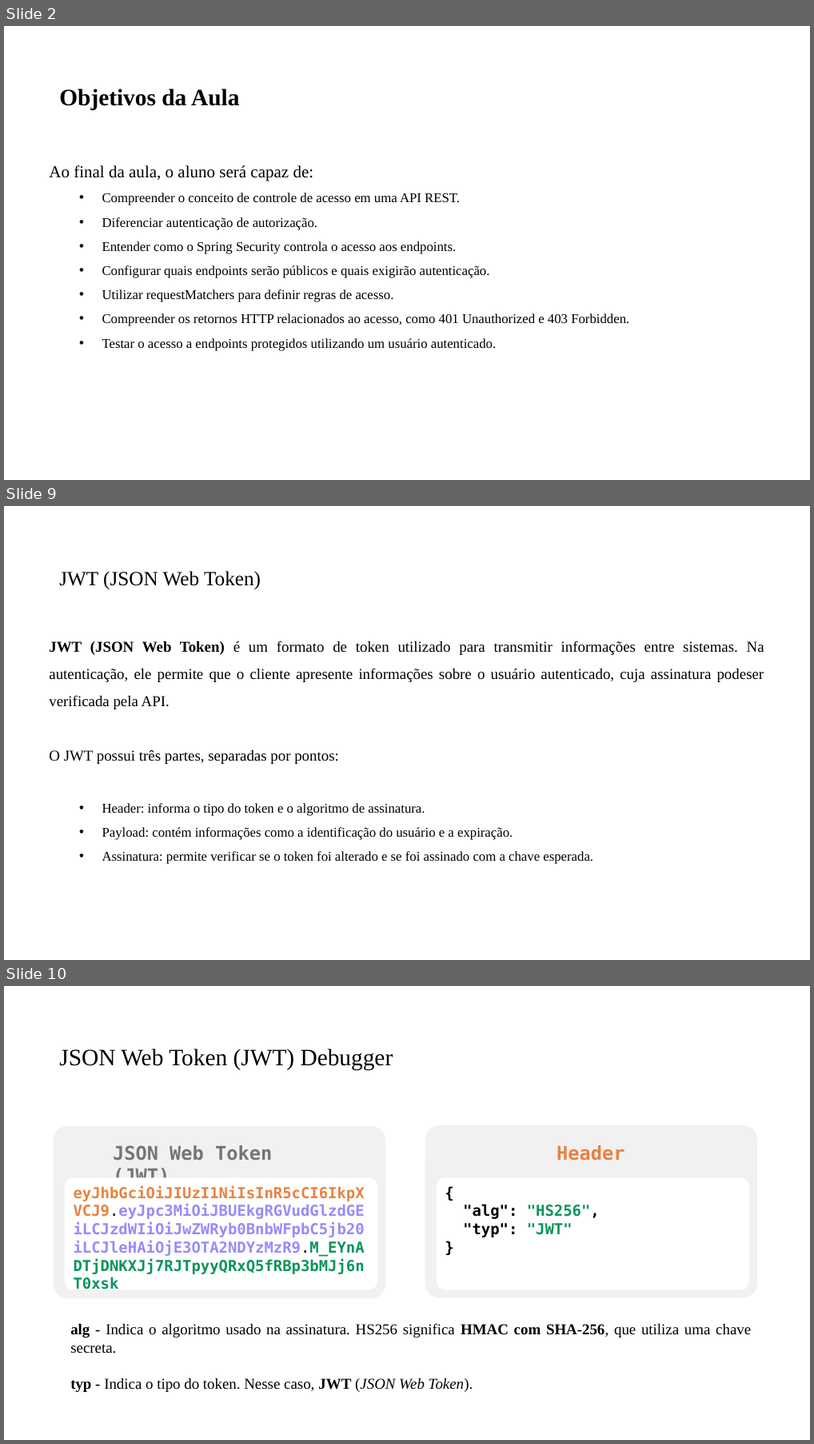
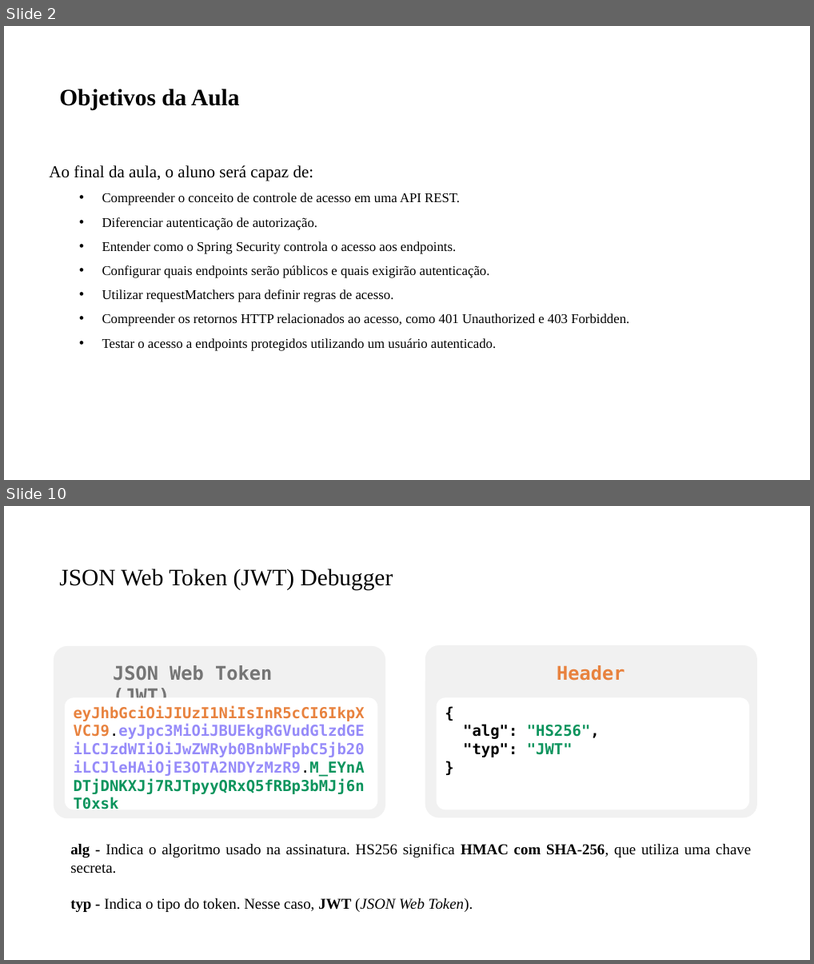
Before and after one commit to PedroMiho/UMC, a slide deck: engenharia-software/software-corporativo/boas-praticas/aula-08-controle-acesso/spring-security.pptx. Shown one above the other, each under a label of ours: slides 2, 9 and 10 before the commit, slides 2 and 10 after it; the slides between them are not shown. The pictures are 814x1444 and 814x964 pixels, drawn with LibreOffice and Linux fonts; fonts in the diff are those of the drawing; background and template pictures are left out. Boxes give left, top, right and bottom in pixels: in the first picture for what was removed or moved away, otherwise in the second. Text is boxed around its words. In the diff, an @@ line names an element or a change of style, - is before the commit and + after.

```diff
--- a/engenharia-software/software-corporativo/boas-praticas/aula-08-controle-acesso/spring-security.pptx
+++ b/engenharia-software/software-corporativo/boas-praticas/aula-08-controle-acesso/spring-security.pptx
@@ slide 9 removed at [4, 506, 810, 960], background #FFFFFF @@
@@ title removed at [59, 571, 261, 589] @@
-JWT (JSON Web Token)
@@ text removed at [49, 640, 765, 864] @@
-JWT (JSON Web Token) é um formato de token utilizado para transmitir informações entre sistemas. Na autenticação, ele permite que o cliente apresente informações sobre o usuário autenticado, cuja assinatura podeser verificada pela API.
-O JWT possui três partes, separadas por pontos:
-  • Header: informa o tipo do token e o algoritmo de assinatura.
-  • Payload: contém informações como a identificação do usuário e a expiração.
-  • Assinatura: permite verificar se o token foi alterado e se foi assinado com a chave esperada.
```
Also in this commit, not shown: 1 slide changed, 6 slides added, 21 other slides removed, 24 other files.
